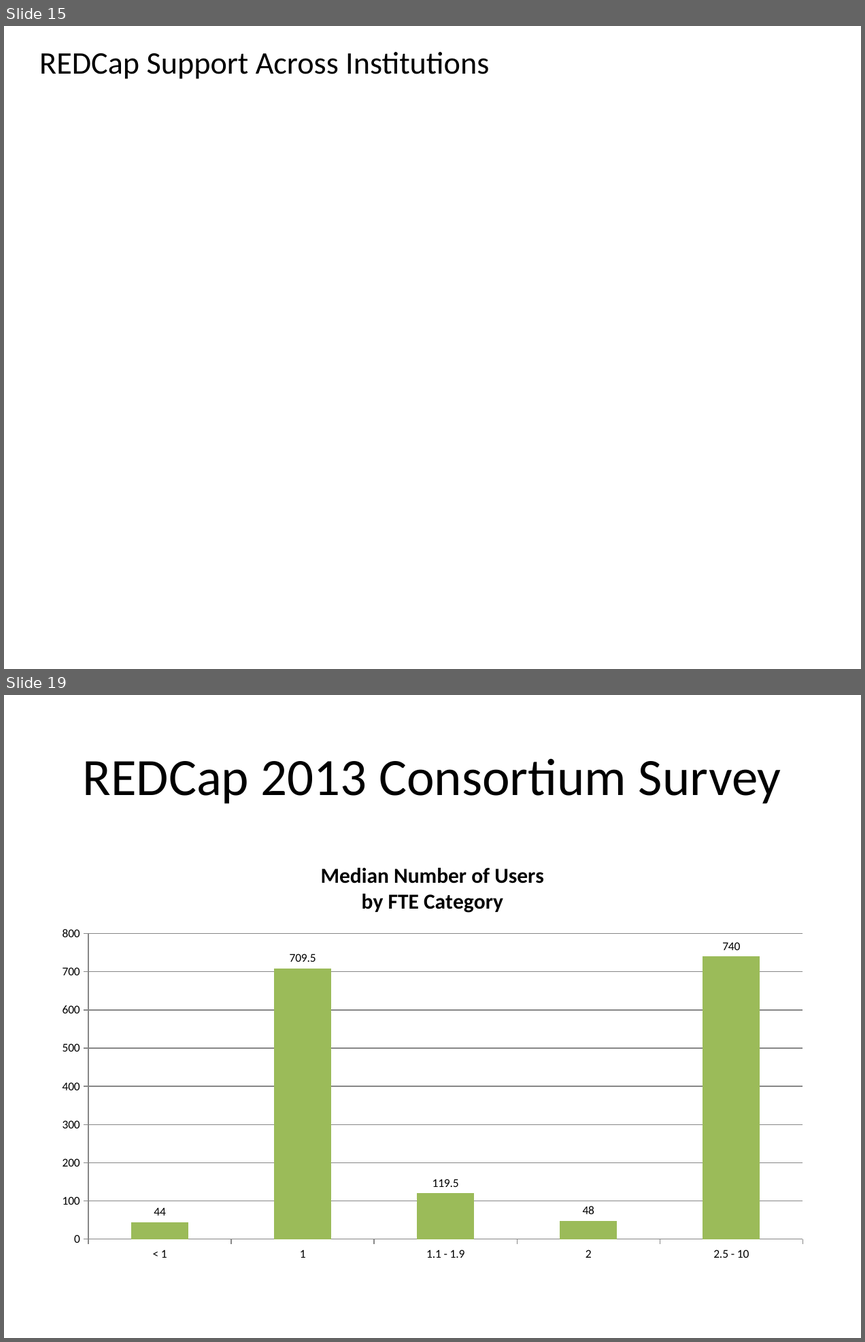
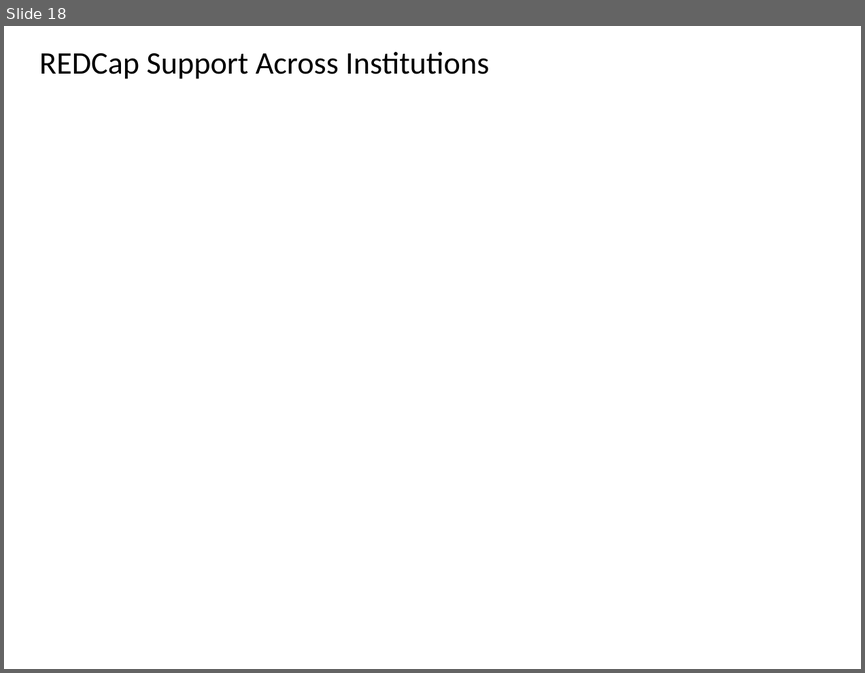
Before and after one commit to OuhscBbmc/RedcapGovernanceDocs, a slide deck: agendas/2016-04-redcap-governance-meeting.pptx. Shown one above the other, each under a label of ours: slides 15 and 19 before the commit, slide 18 after it; the slides between them are not shown. The pictures are 865x1342 and 865x673 pixels, drawn with LibreOffice and Linux fonts; fonts in the diff are those of the drawing; background and template pictures are left out. Boxes give left, top, right and bottom in pixels: in the first picture for what was removed or moved away, otherwise in the second. Text is boxed around its words. In the diff, an @@ line names an element or a change of style, - is before the commit and + after.

```diff
--- a/agendas/2016-04-redcap-governance-meeting.pptx
+++ b/agendas/2016-04-redcap-governance-meeting.pptx
@@ slide 19 removed at <box>4,695,861,1338</box>, background #FFFFFF @@
@@ title removed at <box>82,758,781,804</box> @@
-REDCap 2013 Consortium Survey
@@ column chart removed at <box>47,845,818,1269</box> @@
-title "Median Number of Users by FTE Category"
-categories: < 1, 1, 1.1 - 1.9, 2, 2.5 - 10
-Series 1: 44, 709.5, 119.5, 48, 740
@@ what was slide 15 is now slide 18 @@
```
Also in this commit, not shown: 8 slides changed, 9 slides added, 8 other slides removed, 1 other file.
